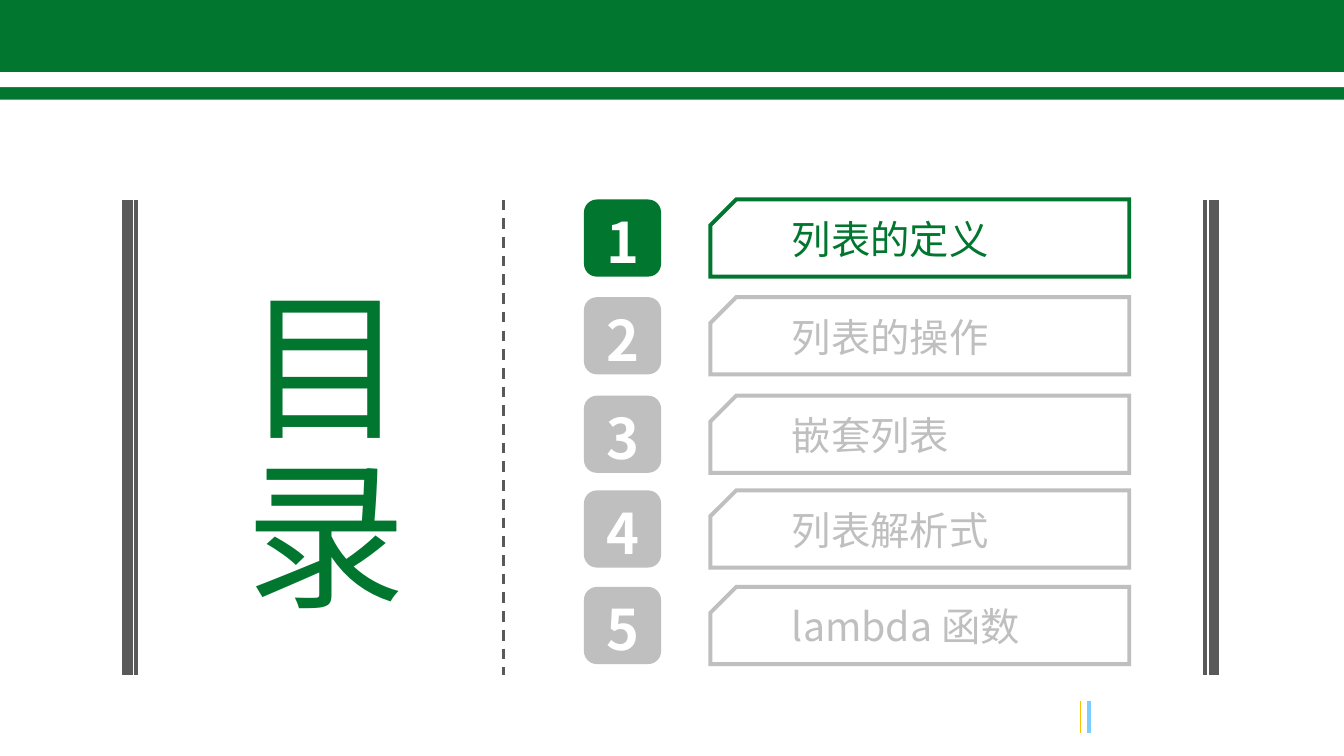
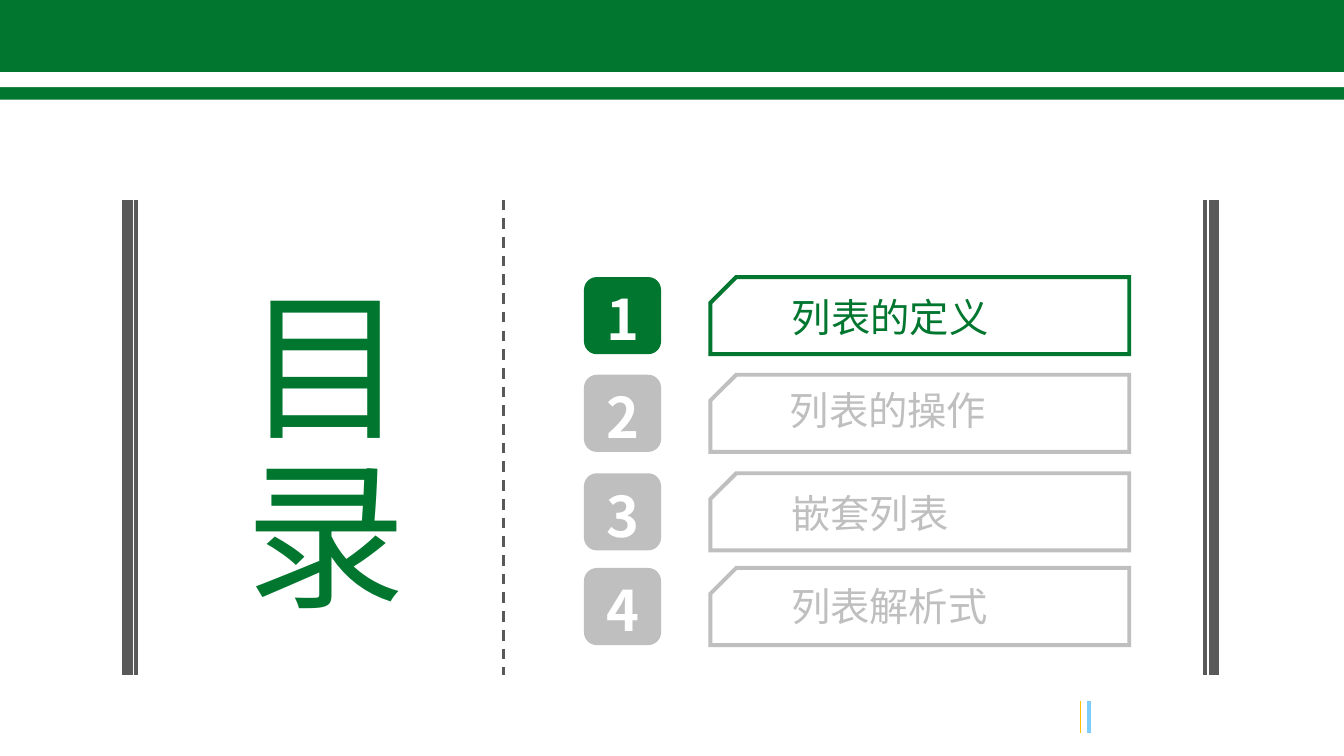
Before and after one commit to freeshow/LearningPython, a slide deck: slide 6 of Python 列表.pptx (slide 4 before the commit). Drawn at 1344x756 pixels with LibreOffice and Linux fonts; fonts in the diff are those of the drawing; background and template pictures are left out. Boxes give left, top, right and bottom in pixels: in the first picture for what was removed or moved away, otherwise in the second. Text is boxed around its words. In the diff, an @@ line names an element or a change of style, - is before the commit and + after.

```diff
--- a/Python 列表.pptx
+++ b/Python 列表.pptx
@@ 6 texts, 1 rounded rectangle, 1 snip rect: place and size @@
-6 texts, 1 rounded rectangle, 1 snip rect at bbox=[584, 220, 1130, 554]
+6 texts, 1 rounded rectangle, 1 snip rect at bbox=[584, 298, 1130, 646]
@@ 4 snip rects, 3 rounded rectangles, 1 text: place and size @@
-4 snip rects, 3 rounded rectangles, 1 text at bbox=[584, 200, 1130, 568]
+4 snip rects, 3 rounded rectangles, 1 text at bbox=[584, 277, 1192, 644]
@@ rounded rectangle removed at bbox=[584, 587, 661, 664] @@
@@ snip rect removed at bbox=[711, 587, 1130, 664] @@
@@ text removed at bbox=[606, 609, 639, 665] @@
-5
@@ text removed at bbox=[792, 608, 1020, 644] @@
-lambda 函数
```
Also in this commit, not shown: 9 other slides changed, 2 slides added, 2 slides removed, 5 other files.
